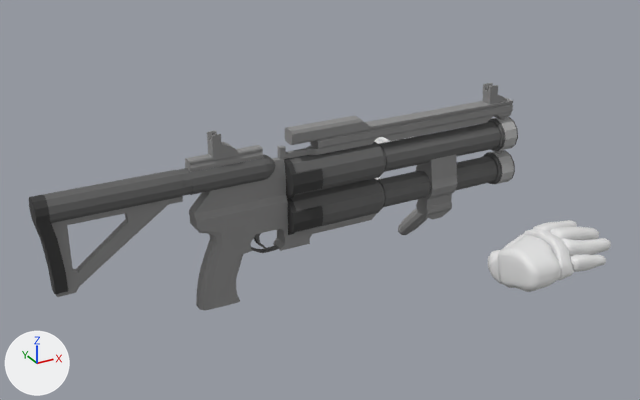
What one commit did to the Blender file Project/Blend Files/Animations/GR3-N.A.blend.
The view is the same before and after, from a 50 mm lens placed at (-0.603, -1.282, 0.66), pointed at (0.095, -0.012, 0.025). Every picture has the same lights, and +X, +Y and +Z are marked at lower left.

Before the edit, the objects in view are built like this:
```python
me_arms = bpy.data.meshes.new('Arms')
me_arms.from_pydata(...)  # 2182 vertices, 2166 faces; spans x 0.29..0.512, y -0.351..-0.16, z -0.108..0.008
me_arms.polygons.foreach_set('use_smooth', [True] * 2166)
me_trigger = bpy.data.meshes.new('Trigger')
me_trigger.from_pydata(...)  # 2312 vertices, 2221 faces; spans x -0.456..0.464, y -0.188..0.144, z -0.041..0.111
me_trigger.materials.append(mat_material)  # picture img_palette_png
ob_arms = bpy.data.objects.new('Arms', me_arms)
ob_arms.location = (0.0, 0.0, 0.0)
_m = ob_arms.modifiers.new('Mirror', 'MIRROR')
_m.use_axis = (False, True, False)
ob_gr3_n_001 = bpy.data.objects.new('GR3-N.001', me_trigger)
ob_gr3_n_001.location = (0.07, 0.0, 0.037)
ob_gr3_n_001.rotation_euler = (1.571, 0.0, -3.142)  # degrees (90, 0, -180)
```
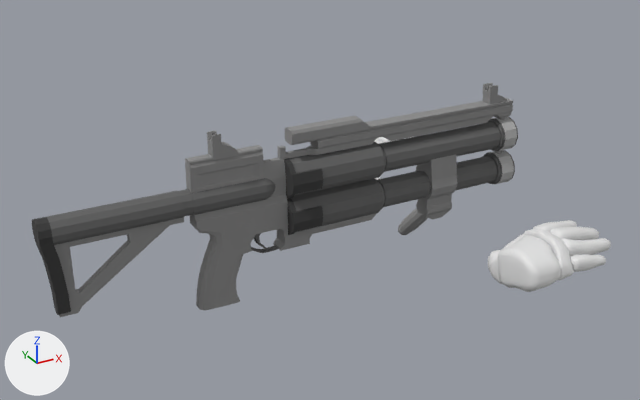
Boxes (x1, y1, x2, y2) around the edits, measured in the pictures (640 x 400 px):
'GR3-N.001', reshaped
    before: (29, 83, 518, 310)
    after: (32, 83, 518, 317)
part 1 of me_trigger, built on
    before: (29, 155, 275, 297)
    after: (32, 159, 275, 317)

What the commit changed:
me_trigger is used by ob_gr3_n_001; location (0.07, 0.0, 0.037); rotation (1.571, 0.0, -3.142), in degrees (90, 0, -180).
me_trigger had 2312 vertices, 2221 faces and spanned x -0.456..0.464, y -0.188..0.144, z -0.041..0.111.
me_trigger now has 2332 vertices, 2241 faces and spans x -0.456..0.464, y -0.188..0.144, z -0.041..0.111.
Part 1, on me_trigger:
10 vertices are removed from x 0.321..0.446, y -0.072..0.062, z -0.007..0.007.
31 faces are deleted.
159 vertices in x 0.057..0.464, y -0.077..0.091, z -0.023..0.023 move by (0.0, -0.037, 0.0).
21 vertices in x 0.059..0.464, y 0.015..0.088, z -0.02..0.02 move by (0.0, -0.038, 0.0).
4 vertices in x 0.417..0.446, y -0.044, z -0.007..0.007 move by (0.0, 0.044, 0.0).
10 vertices move from x 0.252..0.417, y -0.047..0.062, z -0.007..0.007 to x 0.321..0.417, y -0.109..0.025, z -0.007..0.007.
24 vertices are added at x 0.082..0.446, y -0.119..0.081, z -0.011..0.011.
6 new vertices lie (0.0, 0.025, 0.0) away from vertices in x 0.252..0.417, y 0.037..0.062, z -0.007..0.007.
51 new faces join them.
